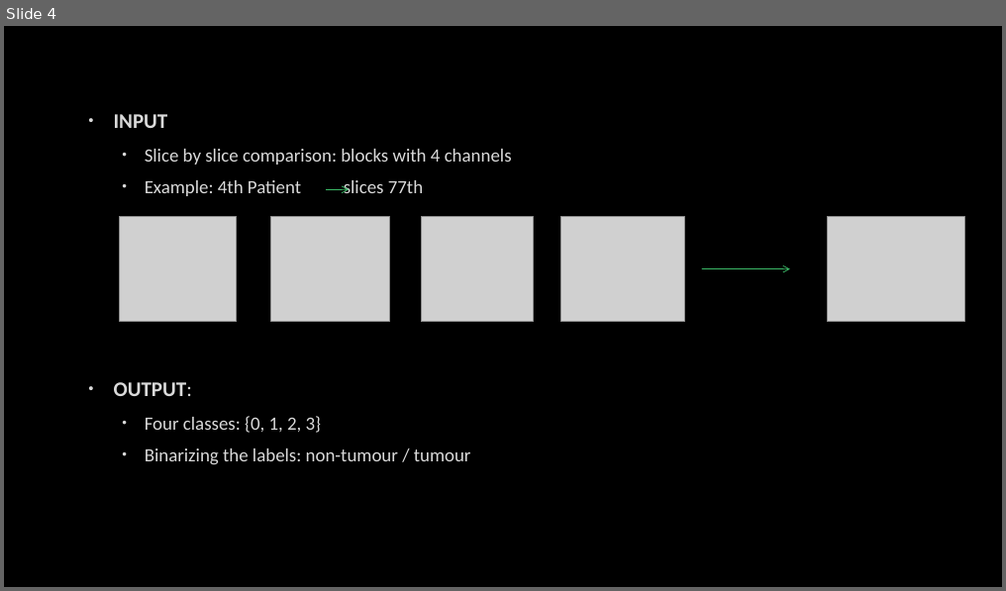
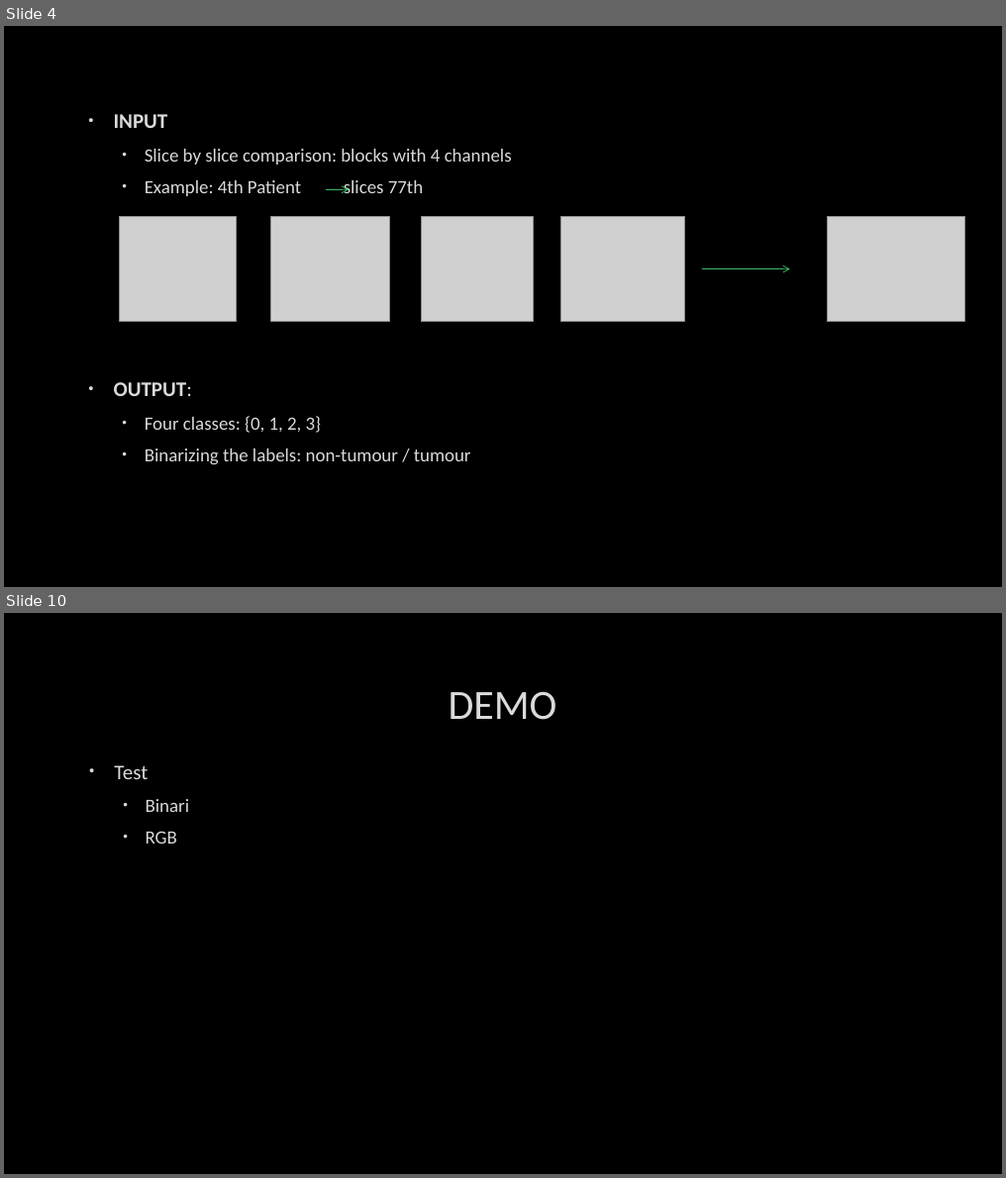
Before and after one commit to upc-postgrads/BrainScan, a slide deck: BrainScan_19.pptx. Shown one above the other, each under a label of ours: slide 4 before the commit, slides 4 and 10 after it; the slides between them are not shown. The pictures are 1006x591 and 1006x1178 pixels, drawn with LibreOffice and Linux fonts; fonts in the diff are those of the drawing; grey boxes stand for pictures; background and template pictures are left out. Boxes give left, top, right and bottom in pixels: in the first picture for what was removed or moved away, otherwise in the second. Text is boxed around its words. In the diff, an @@ line names an element or a change of style, - is before the commit and + after.

```diff
--- a/BrainScan_19.pptx
+++ b/BrainScan_19.pptx
@@ slide 10 added at (4,613,1002,1174), background picture (left out) @@
@@ title added at (449,691,557,720), 40 pt, text #DADADA @@
+DEMO
@@ text added at (114,765,189,844), 18 pt, text #DADADA @@
+• Test
+  • Binari
+  • RGB
```
Also in this commit, not shown: 3 slides changed, 3 other slides added, 1 slide removed.
